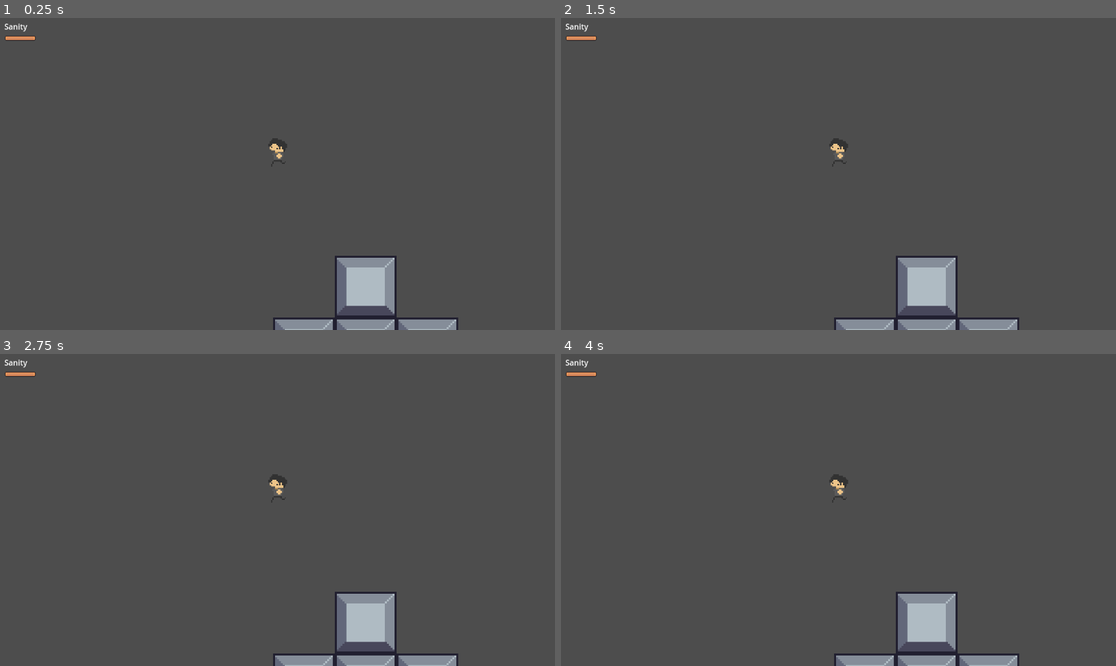
Above: before the commit, frames 1-4 (two rows, left to right).
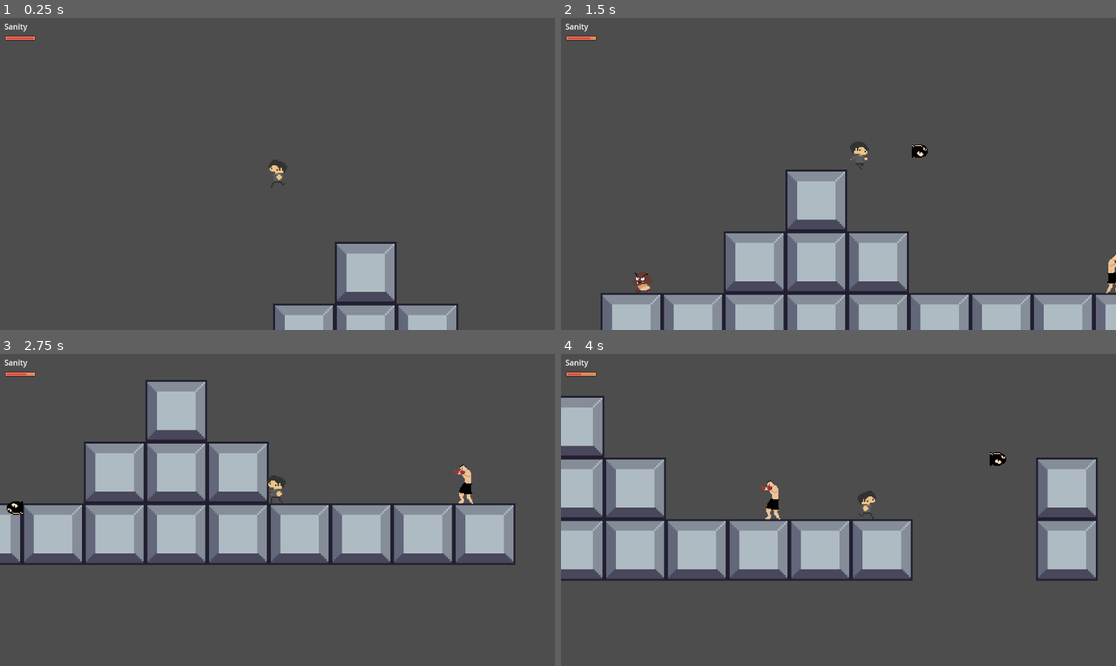
Above: after the commit, the same moments.

Repository: pneg/daydream
Game: Godot game, scene res://scenes/main.tscn
Two runs of this game, one before a commit and one after it. Both use one fixed random seed, a clock stepped at 60 frames per second and the inputs below.
Inputs:
- Up to frame 1 (0.25 s): no input
- Up to frame 2 (1.5 s): hold Right (right) from 0.53 s (still down); tap Space (shoot) at 0.6, 1.35 s; tap Up (jump) at 0.77 s
- Up to frame 3 (2.75 s): tap Up (jump) at 1.52 s; release Right (right) at 2.03 s; hold Left (left) from 2.03 s (still down); tap Space (shoot) at 2.1 s
- Up to frame 4 (4 s): release Left (left) at 2.78 s; hold Right (right) from 2.78 s (still down); tap Space (shoot) at 2.85, 3.6 s; tap Up (jump) at 3.02, 3.77 s

The runs differ from the first frame. In frame 1, 3.8% of the frame differs, in the area x 1-83%, y 6-100%; in frame 2, 20%; in frame 3, 27%, in the area x 0-93%, y 6-100%; in frame 4, 23%.
Error before the commit: Parse Error: Variable "maxHealth" has the same name as a previously declared variable. (res://scripts/player.gd:9)

Commit message:
Fix merge conflicts, fix bullet collision layers

Diff:
--- a/scenes/Bullet.tscn
+++ b/scenes/Bullet.tscn
@@ -8,6 +8,8 @@
 
 [node name="Bullet" type="RigidBody2D" groups=["bullets"]]
 scale = Vector2(0.01, 0.01)
+collision_layer = 2
+collision_mask = 0
 script = ExtResource("1_p1sfj")
 
 [node name="CollisionShape2D" type="CollisionShape2D" parent="."]
--- a/scenes/boxer.tscn
+++ b/scenes/boxer.tscn
@@ -1,6 +1,4 @@
-
 [gd_scene load_steps=17 format=3 uid="uid://2kgdcsx1jkgq"]
-
 
 [ext_resource type="Texture2D" uid="uid://rpi04khjk231" path="res://assets/enemies/boxer.png" id="1_covc4"]
 [ext_resource type="Script" uid="uid://crbvw18o2nm24" path="res://scenes/boxer.gd" id="1_irs4o"]
@@ -81,7 +79,6 @@
 [sub_resource type="RectangleShape2D" id="RectangleShape2D_mh8kf"]
 size = Vector2(17, 64.5)
 
-
 [sub_resource type="RectangleShape2D" id="RectangleShape2D_ocnvc"]
 size = Vector2(40, 71)
 
@@ -98,7 +95,6 @@
 scale = Vector2(1.9179688, 1.9179688)
 sprite_frames = SubResource("SpriteFrames_a1r27")
 animation = &"punch"
-
 frame_progress = 0.65063614
 
 [node name="Area2D" type="Area2D" parent="."]
@@ -110,15 +106,12 @@
 shape = SubResource("RectangleShape2D_irs4o")
 
 [node name="CollisionShape2D" type="CollisionShape2D" parent="."]
-
 position = Vector2(-3, -33)
-
 shape = SubResource("RectangleShape2D_mh8kf")
 
 [node name="RayCast2D" type="RayCast2D" parent="."]
 position = Vector2(5, -39)
 collision_mask = 4
-
 
 [node name="PlayerDetector" type="Area2D" parent="."]
 collision_layer = 0
--- a/scripts/player.gd
+++ b/scripts/player.gd
@@ -1,11 +1,6 @@
 extends CharacterBody2D
 
 @onready var animated_sprite = $AnimatedSprite2D
-@export var maxHealth = 100.0
-@onready var currentHealth: float = maxHealth
-
-signal healthChanged
-
 @export var maxHealth = 100.0
 @onready var currentHealth: float = maxHealth
 
